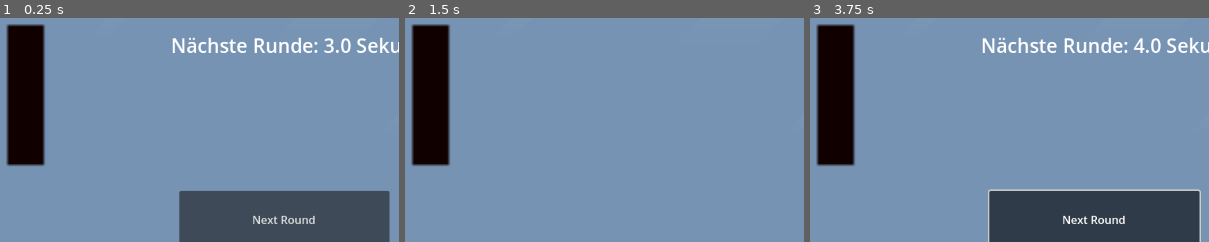
Above: before the commit, frames 1-3 (left to right).
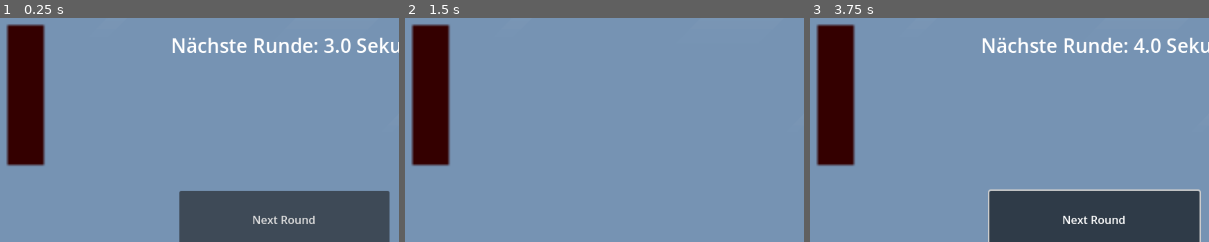
Above: after the commit, the same moments.

Repository: HaMeiAltVergessen/FingerFist
Game: Godot game, scene res://scenes/Game.tscn
Two runs of this game, one before a commit and one after it. Both use one fixed random seed, a clock stepped at 60 frames per second and the inputs below.
Inputs (mouse positions are % of the whole screen's width and height, from its top left):
- Up to frame 1 (0.25 s): no input
- Up to frame 2 (1.5 s): click "Next Round" at 0.5 s; move the mouse to (72, 45) at 1.27 s; click (72, 45) at 1.42 s
- Up to frame 3 (3.75 s): move the mouse to (30, 55) at 2.02 s; click (30, 55) at 2.17 s; move the mouse to (60, 28) at 2.77 s; click (60, 28) at 2.92 s; move the mouse to (45, 70) at 3.52 s; click (45, 70) at 3.67 s
The pictures show only the part of the screen within x 2-52%, y 29-79%; the shares and areas given below are measured in that part.

The runs differ from the first frame. In frame 1, 5.4% of the frame differs, in the area x 2-11%, y 3-66%; in frame 2, 5.4%; in frame 3, 5.4%.

Commit message:
HighscoreListe am Ende
und paar kleine grafische tweeks

Diff:
--- a/scenes/Game.tscn
+++ b/scenes/Game.tscn
@@ -91,6 +91,8 @@
 scale = Vector2(4.78125, 4.48438)
 texture = ExtResource("8_400sg")
 
+[node name="GameCamera" type="Camera2D" parent="GameScreen"]
+
 [node name="EndScreen" type="CanvasLayer" parent="."]
 
 [node name="FinalScore" type="Label" parent="EndScreen"]
@@ -104,17 +106,21 @@
 [node name="ColorRect" type="ColorRect" parent="EndScreen"]
 offset_right = 1162.0
 offset_bottom = 647.0
-color = Color(1, 0.760784, 0.721569, 0.768627)
+color = Color(0.0947514, 0, 0, 0.768627)
 
 [node name="RetryButton" type="Button" parent="EndScreen"]
 z_index = 1
-offset_left = 387.0
-offset_top = 308.0
-offset_right = 761.0
-offset_bottom = 471.0
+offset_left = 772.0
+offset_top = 39.0
+offset_right = 904.0
+offset_bottom = 563.0
+theme_override_font_sizes/font_size = 44
 text = "Retry"
 
-[node name="GameCamera" type="Camera2D" parent="."]
+[node name="HighscoreLabel" type="Label" parent="EndScreen"]
+offset_left = 899.0
+offset_right = 1123.0
+offset_bottom = 649.0
 
 [connection signal="timeout" from="GameTimer" to="." method="_on_game_timer_timeout"]
 [connection signal="pressed" from="EndScreen/RetryButton" to="." method="_on_retry_button_pressed"]
--- a/scripts/Game.gd
+++ b/scripts/Game.gd
@@ -6,14 +6,18 @@
 @onready var next_round_time_label: Label = $PauseScreen/NextRoundTimeLabel
 @onready var retry_button: Button = $EndScreen/RetryButton
 @onready var timer_label: Label = $GameScreen/TimerLabel
-#@onready var score_label: Label = $ScoreLabel
+@onready var score_label: Label = $ScoreLabel
 @onready var final_score_label: Label = $EndScreen/FinalScore
 @onready var end_screen: CanvasLayer = $EndScreen
 @onready var game_timer: Timer = $GameTimer
 @onready var box_sack: Sprite2D = $GameScreen/BoxSack
-@onready var game_camera: Camera2D = $GameCamera
+@onready var game_camera: Camera2D = $GameScreen/GameCamera
+@onready var highscore_label: Label = $EndScreen/HighscoreLabel
 
+
+var highscores: Array[int] = []
 var score: int = 0
+@warning_ignore("shadowed_global_identifier")
 var round: int = 0
 var rounds_total: int = 3
 var round_durations: Array = []
@@ -21,6 +25,8 @@
 var game_active: bool = false
 var sack_stages: Array[Texture2D] = []  # Texturen für Schaden
 var highscore: int = 0
+var round_count: int = 0
+
 
 func _ready() -> void:
 	randomize()
@@ -40,7 +46,9 @@
 	load("res://assets/BXS3.png"),
 	load("res://assets/BoxSackBase.png")
 ]
-#box_sack.texture = sack_stages[0]
+	box_sack.texture = sack_stages[0]
+	game_camera.make_current()
+
 
 func _show_pause_screen() -> void:
 	game_active = false
@@ -58,6 +66,9 @@
 	else:
 		pause_screen.visible = false
 		_show_end_screen()
+	if score > 100:
+		# Effekt / Animation optional
+		box_sack.queue_free()  # entfernt den Sack komplett
 
 func _start_round() -> void:
 	game_active = true
@@ -79,9 +90,34 @@
 		timer_label.text = "Time: %.1f" % game_timer.time_left
 
 func _on_game_timer_timeout() -> void:
-	if game_active:
-		game_active = false
+	if not game_active:
+		return
+
+	game_active = false
+	round_count += 1
+	if round_count <= sack_stages.size():
+		box_sack.texture = sack_stages[round_count - 1]
+
+	if round_count < rounds_total:
+		# Nächste Runde vorbereiten
 		_show_pause_screen()
+	else:
+		# Finaler Endscreen nach letzter Runde
+		end_screen.visible = true
+		final_score_label.text = "Final Score: %d" % score
+		timer_label.visible = false
+
+		# Jetzt erst Highscore hinzufügen
+		highscores.append(score)
+		highscores.sort()
+		highscores.reverse()
+
+		# Anzeige (z. B. Top 5)
+		var top_scores = highscores.slice(0, 5)
+		var list_text := "Highscores:\n"
+		for i in range(top_scores.size()):
+			list_text += "%d. %d\n" % [i + 1, top_scores[i]]
+		highscore_label.text = list_text
 
 func _input(event: InputEvent) -> void:
 	if not game_active:
@@ -106,14 +142,15 @@
 	timer_label.visible = false
 #	score_label.visible = false
 
+
 func _on_retry_button_pressed():
 	get_tree().reload_current_scene()
 
 
 func camera_shake() -> void:
-	var rand_x = randf_range(-5.0, 5.0)
-	var rand_y = randf_range(-5.0, 5.0)
-	game_camera.offset = Vector2(rand_x, rand_y)
-	# Nach sehr kurzer Zeit zurücksetzen
-	await get_tree().create_timer(0.05).timeout
+	for i in 3: # 3 schnelle Wackler
+		var rand_x = randf_range(-10.0, 10.0)
+		var rand_y = randf_range(-10.0, 10.0)
+		game_camera.offset = Vector2(rand_x, rand_y)
+		await get_tree().create_timer(0.4).timeout
 	game_camera.offset = Vector2.ZERO
